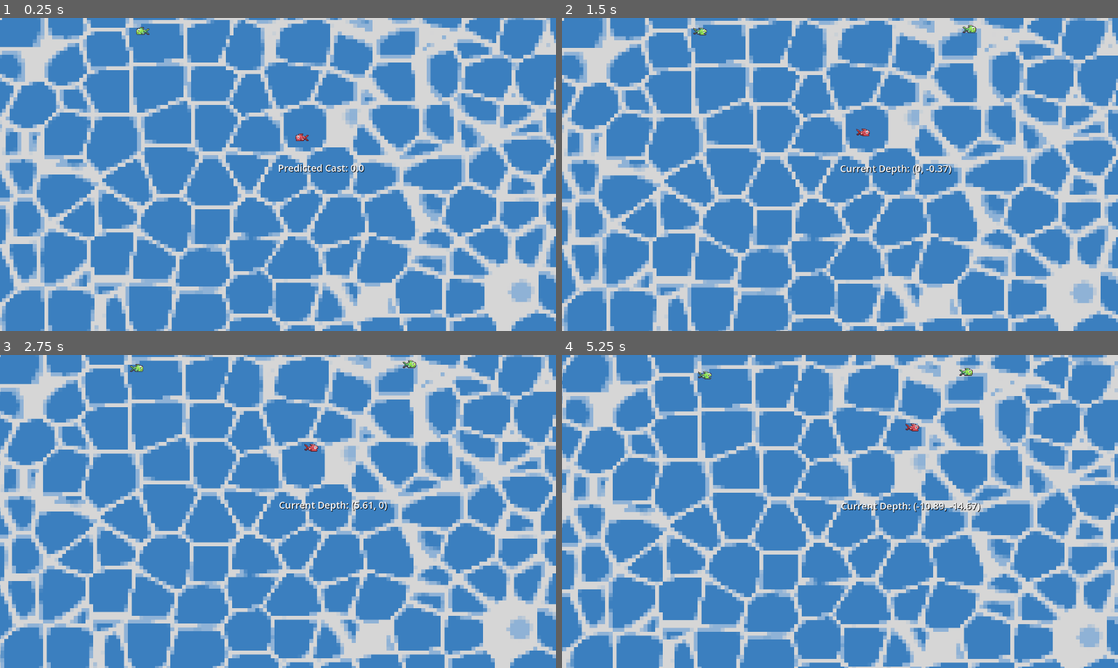
Above: before the commit, frames 1-4 (two rows, left to right).
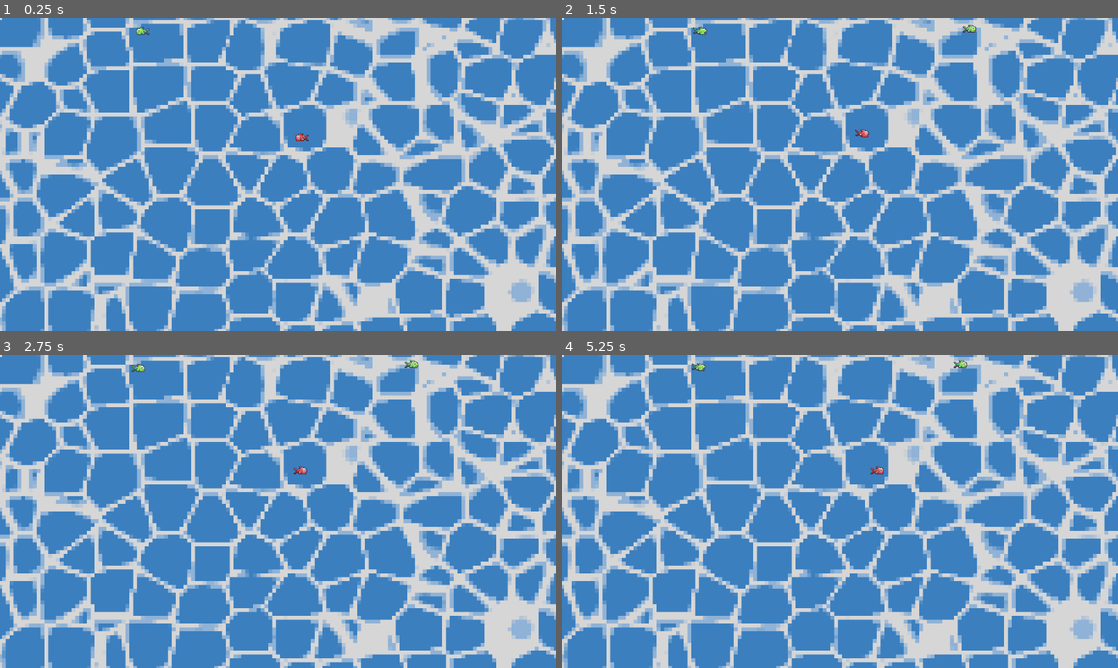
Above: after the commit, the same moments.

Repository: manspider-thatdev/fishing-game
Game: Godot game, scene res://scenes/main.tscn
The game is run twice, just before and just after one commit, with the same random seed, the same clock (stepped at 60 frames per second) and the same inputs.
Inputs:
- Up to frame 1 (0.25 s): no input
- Up to frame 2 (1.5 s): hold D (right) 0.53-1.28 s; hold Space (space) 0.53-1.28 s; tap Enter at 1.25 s; hold S (down) from 1.28 s (still down); tap Space (space) at 1.35 s
- Up to frame 3 (2.75 s): release S (down) at 2.03 s; hold D (right) from 2.03 s (still down); hold K from 2.03 s (still down); tap Space (space) at 2.3 s
- Up to frame 4 (5.25 s): release D (right) at 2.78 s; release K at 2.78 s; hold W (up) 2.78-3.53 s; tap Space (space) at 2.85, 4.55 s; hold Space (space) 3.53-4.28 s; hold A (left) 3.53-5.03 s; tap K at 4.35 s; hold S (down) from 5.03 s (still down); hold Space (space) from 5.03 s (still down)

The runs differ from the first frame. In frame 1, 0.2% of the frame differs, in the area x 50-66%, y 46-50%; in frame 2, 8.8%; in frame 3, 12%; in frame 4, 47%, in the area x 0-100%, y 0-100%.
Error after the commit: Parse Error: Identifier "anim_player" not declared in the current scope. (res://scripts/bobber.gd:69)

Commit message:
Added progress bar

Diff:
--- a/scenes/bobber.tscn
+++ b/scenes/bobber.tscn
@@ -1,15 +1,45 @@
-[gd_scene load_steps=6 format=3 uid="uid://cjy642yatxidm"]
+[gd_scene load_steps=8 format=3 uid="uid://cjy642yatxidm"]
 
 [ext_resource type="Script" path="res://scripts/bobber.gd" id="1_4j1gh"]
 [ext_resource type="PackedScene" uid="uid://ciayav6ll3p1" path="res://scenes/experimental/qte_event.tscn" id="2_1lpvm"]
 
 [sub_resource type="CircleShape2D" id="CircleShape2D_ymqt8"]
+radius = 8.0
 
 [sub_resource type="CircleShape2D" id="CircleShape2D_sobid"]
 radius = 40.0
 
 [sub_resource type="CircleShape2D" id="CircleShape2D_o6hym"]
 radius = 80.0
+
+[sub_resource type="StyleBoxFlat" id="StyleBoxFlat_8huc3"]
+content_margin_left = 4.0
+content_margin_top = 4.0
+content_margin_right = 4.0
+content_margin_bottom = 4.0
+bg_color = Color(0.67, 0.4556, 0.268, 1)
+border_width_left = 2
+border_width_top = 2
+border_width_right = 2
+border_width_bottom = 2
+border_color = Color(0.483785, 0.300799, 0.135365, 1)
+corner_radius_top_left = 10
+corner_radius_top_right = 10
+corner_radius_bottom_right = 10
+corner_radius_bottom_left = 10
+expand_margin_left = 2.0
+expand_margin_top = 2.0
+expand_margin_right = 2.0
+expand_margin_bottom = 2.0
+anti_aliasing = false
+
+[sub_resource type="StyleBoxFlat" id="StyleBoxFlat_ab8m8"]
+bg_color = Color(0.463867, 0.71, 0.3408, 1)
+corner_radius_top_left = 8
+corner_radius_top_right = 8
+corner_radius_bottom_right = 8
+corner_radius_bottom_left = 8
+anti_aliasing = false
 
 [node name="Bobber" type="Area2D"]
 collision_mask = 8
@@ -51,18 +81,27 @@
 [node name="Camera" type="Camera2D" parent="."]
 position_smoothing_enabled = true
 
-[node name="Label" type="Label" parent="."]
+[node name="CastBar" type="ProgressBar" parent="."]
+visible = false
 z_index = 7
-anchors_preset = 2
+custom_minimum_size = Vector2(128, 16)
+anchors_preset = 7
+anchor_left = 0.5
 anchor_top = 1.0
+anchor_right = 0.5
 anchor_bottom = 1.0
-offset_top = -23.0
-offset_right = 143.0
+offset_left = -64.0
+offset_top = -24.0
+offset_right = 64.0
+offset_bottom = -8.0
+grow_horizontal = 2
 grow_vertical = 0
-theme_override_colors/font_shadow_color = Color(0, 0, 0, 1)
-theme_override_colors/font_outline_color = Color(0, 0, 0, 1)
+theme_override_constants/outline_size = 8
 theme_override_font_sizes/font_size = 20
-text = "Predicted Cast: 0.0"
+theme_override_styles/background = SubResource("StyleBoxFlat_8huc3")
+theme_override_styles/fill = SubResource("StyleBoxFlat_ab8m8")
+rounded = true
+show_percentage = false
 
 [node name="Timer" type="Timer" parent="."]
 
--- a/scripts/bobber.gd
+++ b/scripts/bobber.gd
@@ -9,7 +9,7 @@
 }
 
 @onready var timer: Timer = $Timer
-@onready var label: Label = $Label
+@onready var cast_bar: ProgressBar = $CastBar
 @onready var near_bobber: Area2D = $NearBobber
 @onready var far_bobber: Area2D = $FarBobber
 @onready var qte_event: Node2D = $QteEvent
@@ -54,7 +54,6 @@
 var predicted_cast: float = 0.0:
 	set(value):
 		predicted_cast = snappedf(value, 0.01)
-		label.text = "Predicted Cast: " + str(predicted_cast)
 var fish: Fish = null
 var qte_tween: Tween = null
 
@@ -63,11 +62,15 @@
 	if Input.is_action_just_pressed("space"):
 		timer.start(cast_time)
 		predicted_cast = 0
+		cast_bar.show()
 	elif Input.is_action_just_released("space"):
 		timer.stop()
 		state = State.CASTING
+		anim_player.play("AIR")
+		cast_bar.hide()
 	elif Input.is_action_pressed("space"):
 		predicted_cast = pingpong(timer.time_left / (cast_time * 0.5), 1.0) * max_cast_distance
+		cast_bar.value = predicted_cast
 
 
 func cast(_delta: float) -> void:
@@ -76,8 +79,6 @@
 
 	var sway: float = Input.get_axis("left", "right")
 	velocity = Vector2(cast_speed.x * sway, -cast_speed.y)
-
-	label.text = "Current Depth: " + str(position.snapped(Vector2.ONE * 0.01))
 
 	if absf(position.y) >= predicted_cast:
 		position.y = -predicted_cast
@@ -96,15 +97,11 @@
 		state = State.WINDING
 		predicted_cast = -1
 
-	label.text = "Current Depth: " + str(position.snapped(Vector2.ONE * 0.01))
-
 
 func nudge(delta: float) -> void:
 	velocity = velocity.move_toward(Vector2.ZERO, delta * nudge_friction)
 	if velocity == Vector2.ZERO or Input.is_action_pressed("space"):
 		state = State.REELING
-
-	label.text = "Current Depth: " + str(position.snapped(Vector2.ONE * 0.01))
 
 
 func check_fish_nudge() -> void:
@@ -128,10 +125,11 @@
 		if qte_tween != null:
 			qte_tween.kill()
 		state = State.REELING
-	label.text = "Current Depth: " + str(position.snapped(Vector2.ONE * 0.01))
+		anim_player.play("IDLE")
 
 func _ready() -> void:
 	Globals.connect_bobber(self)
+	cast_bar.max_value = max_cast_distance
 
 func _process(delta: float) -> void:
 	if state == State.WINDING:
